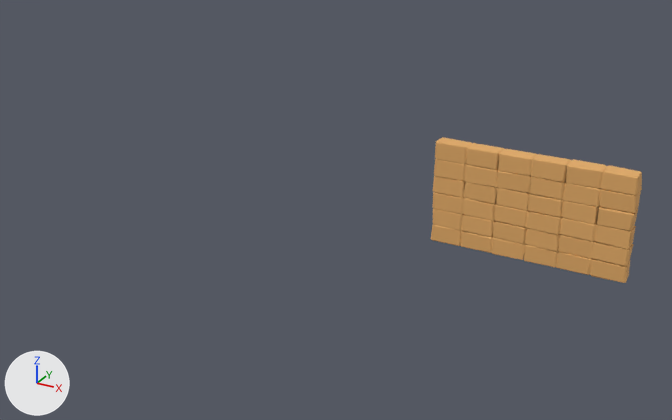
One commit to the FBX model Assets/Models/BrickWallEgypt1.fbx: the scene before it, then after it.
Both versions are drawn from a camera (50 mm lens) standing at (54.3, -51.0, 30.8) and looking at (23.2, 5.5, 2.5). Every picture has the same lights, and +X, +Y and +Z are marked at lower left.

The first picture shows 'iNDOOR'.
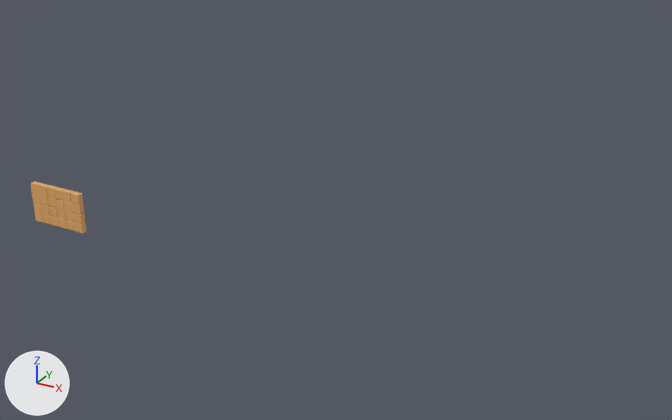
Pixel boxes [x1, y1, x2, y2] of what changed, in the pictures (672 x 420 px; the box of a moved part takes in the faces that stretch with it):
'iNDOOR', reshaped (73% narrower, 64% shorter)
    before: [431, 137, 642, 283]
    after: [31, 181, 87, 233]
part 1 of me_cube_002, moved or reshaped
    before: [431, 224, 462, 246]
    after: [35, 212, 43, 222]
part 2 of me_cube_002, moved or reshaped
    before: [461, 231, 492, 253]
    after: [42, 214, 51, 225]
part 3 of me_cube_002, moved or reshaped
    before: [492, 237, 526, 260]
    after: [50, 215, 59, 227]
part 4 of me_cube_002, moved or reshaped
    before: [433, 208, 464, 231]
    after: [33, 202, 42, 213]
part 5 of me_cube_002, moved or reshaped
    before: [461, 215, 495, 237]
    after: [41, 204, 50, 215]
part 6 of me_cube_002, moved or reshaped
    before: [493, 221, 527, 244]
    after: [49, 206, 58, 217]
part 7 of me_cube_002, moved or reshaped
    before: [433, 192, 464, 214]
    after: [32, 192, 41, 204]
part 8 of me_cube_002, moved or reshaped
    before: [463, 198, 497, 221]
    after: [40, 194, 49, 206]
part 9 of me_cube_002, moved or reshaped
    before: [494, 204, 528, 227]
    after: [47, 197, 56, 208]
part 10 of me_cube_002, moved or reshaped
    before: [433, 176, 466, 198]
    after: [31, 181, 42, 194]
part 11 of me_cube_002, moved or reshaped
    before: [463, 182, 498, 204]
    after: [38, 183, 49, 196]
part 12 of me_cube_002, moved or reshaped
    before: [496, 188, 530, 211]
    after: [46, 185, 58, 198]
part 13 of me_cube_002, deleted (orange)
    before: [434, 137, 642, 283]
part 14 of me_cube_002, added (orange)
    after: [54, 187, 87, 233]

The change, as a diff of the scene's bpy script:
```diff
--- a/Assets/Models/BrickWallEgypt1.fbx.py
+++ b/Assets/Models/BrickWallEgypt1.fbx.py
@@ me_cube_002 @@
 # used by ob_indoor; location = (0.0, 0.0, 0.0)
-me_cube_002.from_pydata(...)  # 864 vertices, 936 faces; spans x 29.84..44.4, y 8.07..9.4, z 0.42..8.33
+me_cube_002.from_pydata(...)  # 580 vertices, 625 faces; spans x -2.68..2.67, y -0.24..0.24, z -1.76..1.74
+# me_cube_002 part 1: the loose piece of 24 vertices spanning x 29.84..32.31, y 8.08..9.4, z 0.43..1.79 is scaled about its middle by (0.368, 0.368, 0.662), then moved by (-33.31, -8.74, -2.41)
+# me_cube_002 part 2: the loose piece of 24 vertices spanning x 32.25..34.77, y 8.09..9.36, z 0.44..1.75 is scaled about its middle by (0.368, 0.368, 0.662), then moved by (-34.84, -8.73, -2.4)
+# me_cube_002 part 3: the loose piece of 24 vertices spanning x 34.63..37.17, y 8.11..9.38, z 0.42..1.8 is scaled about its middle by (0.368, 0.368, 0.662), then moved by (-36.35, -8.74, -2.41)
+# me_cube_002 part 4: the loose piece of 24 vertices spanning x 29.92..32.31, y 8.1..9.37, z 1.73..3.1 is scaled about its middle by (0.368, 0.368, 0.662), then moved by (-33.33, -8.74, -2.85)
+# me_cube_002 part 5: the loose piece of 24 vertices spanning x 32.24..34.74, y 8.1..9.39, z 1.72..3.07 is scaled about its middle by (0.368, 0.368, 0.662), then moved by (-34.83, -8.74, -2.84)
+# me_cube_002 part 6: the loose piece of 24 vertices spanning x 34.67..37.16, y 8.09..9.36, z 1.73..3.08 is scaled about its middle by (0.368, 0.368, 0.662), then moved by (-36.36, -8.73, -2.85)
+# me_cube_002 part 7: the loose piece of 24 vertices spanning x 29.88..32.35, y 8.11..9.37, z 3.03..4.39 is scaled about its middle by (0.368, 0.368, 0.662), then moved by (-33.33, -8.74, -3.29)
+# me_cube_002 part 8: the loose piece of 24 vertices spanning x 32.24..34.74, y 8.1..9.36, z 3.05..4.4 is scaled about its middle by (0.368, 0.368, 0.662), then moved by (-34.83, -8.73, -3.29)
+# me_cube_002 part 9: the loose piece of 24 vertices spanning x 34.69..37.17, y 8.09..9.35, z 3.07..4.36 is scaled about its middle by (0.368, 0.368, 0.662), then moved by (-36.37, -8.73, -3.29)
+# me_cube_002 part 10: the loose piece of 24 vertices spanning x 29.86..32.29, y 8.1..9.37, z 4.35..5.69 is scaled about its middle by (0.368, 0.368, 0.662), then moved by (-33.31, -8.73, -3.73)
+# me_cube_002 part 11: the loose piece of 24 vertices spanning x 32.23..34.79, y 8.1..9.39, z 4.35..5.68 is scaled about its middle by (0.368, 0.368, 0.662), then moved by (-34.84, -8.74, -3.73)
+# me_cube_002 part 12: the loose piece of 24 vertices spanning x 34.73..37.17, y 8.11..9.36, z 4.34..5.7 is scaled about its middle by (0.368, 0.368, 0.662), then moved by (-36.39, -8.74, -3.73)
+# me_cube_002 part 13: 24 loose pieces with 576 vertices, spanning x 29.87..44.4, y 8.07..9.4, z 0.42..8.33, are deleted
+# me_cube_002 part 14
+# 292 vertices are added at x -0.04..2.67, y -0.24..0.24, z -1.76..1.74
+# 313 new faces join them
 me_cube_002.materials.append(mat_material_001)
```
